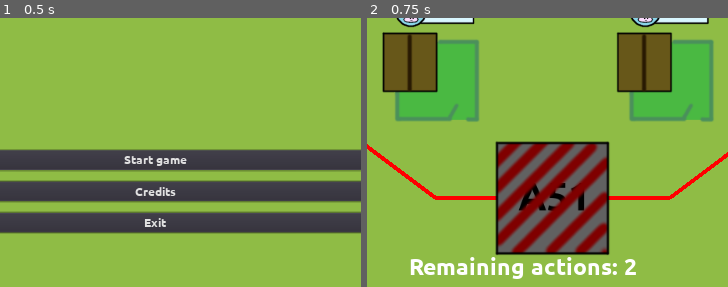
Above: before the commit, frames 1-2 (left to right).
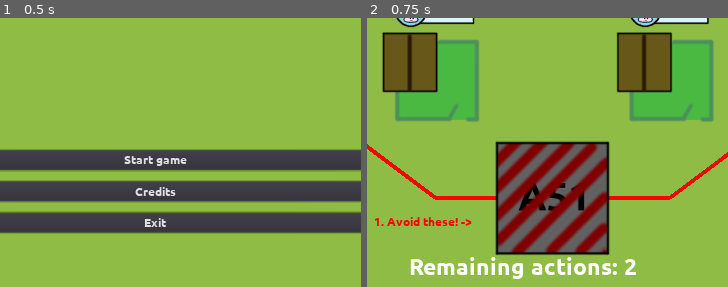
Above: after the commit, the same moments.

Repository: moisesjbc/ufo-taxi
Game: Godot game, scene res://menus/main_menu/main_menu.tscn
The game is run twice, just before and just after one commit, with the same random seed, the same clock (stepped at 60 frames per second) and the same inputs.
Inputs:
- Up to frame 1 (0.5 s): no input
- Up to frame 2 (0.75 s): click "Start game" at 0.5 s
The pictures show only the part of the screen within x 24-74%, y 50-100%; the shares and areas given below are measured in that part.

Frame 1 is identical in both runs. In frame 2, 0.4% of the frame differs, in the area x 2-30%, y 73-78%.

Commit message:
Added instruction about area 51

Diff:
--- a/godot-project/gameplay/main/main.tscn
+++ b/godot-project/gameplay/main/main.tscn
@@ -160,6 +160,18 @@
 [node name="3" type="Node2D" parent="levels"]
 script = ExtResource( 11 )
 
+[node name="1" type="RichTextLabel" parent="levels/3"]
+margin_left = 321.017
+margin_top = 669.581
+margin_right = 471.017
+margin_bottom = 691.581
+bbcode_enabled = true
+bbcode_text = "[color=red]1. Avoid these! ->[/color]"
+text = "1. Avoid these! ->"
+__meta__ = {
+"_edit_use_anchors_": false
+}
+
 [node name="pickup_areas" type="Node2D" parent="."]
 
 [node name="area_51_areas" type="Node2D" parent="."]
